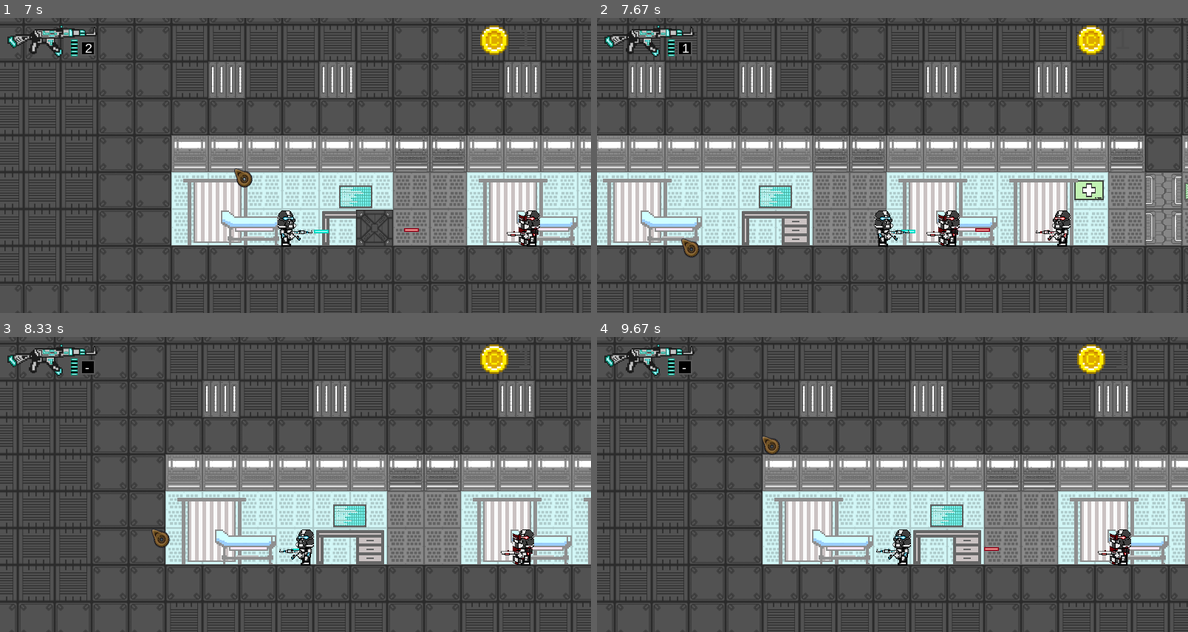
Above: before the commit, frames 1-4 (two rows, left to right).
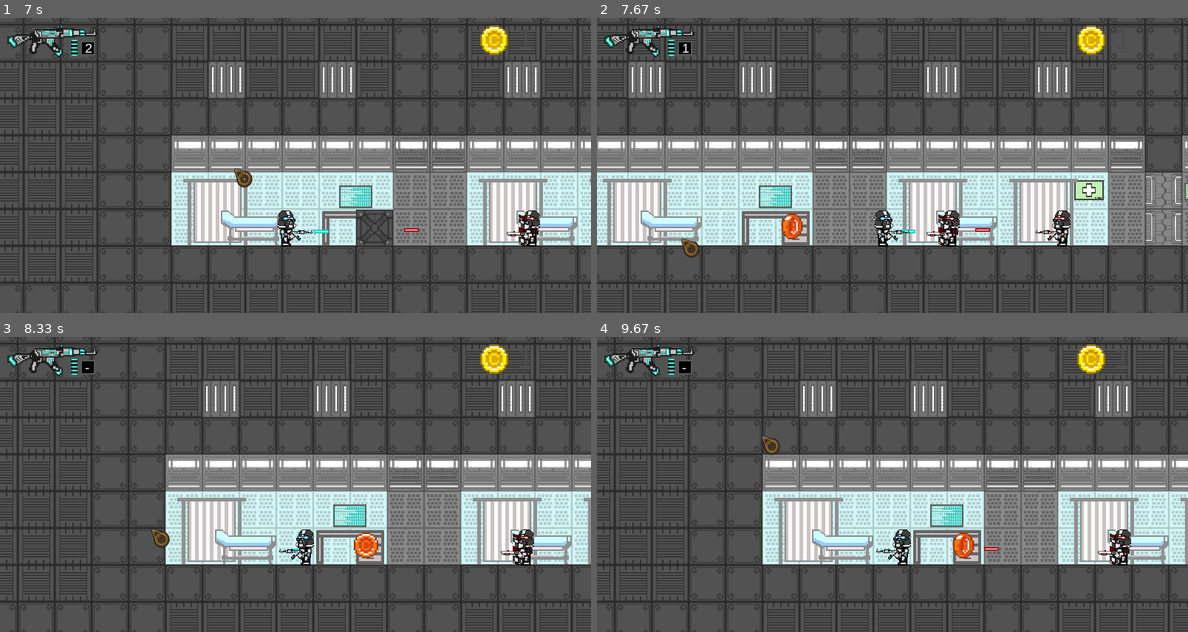
Above: after the commit, the same moments.

Repository: DABer1805/Teplyakov_Roman_and_Berezhnoy_Dmitry_PyGame_project
Game: pygame game, started from main.py
Two runs of this game, one before a commit and one after it. Both use one fixed random seed, a clock stepped at 60 frames per second and the inputs below.
Inputs (mouse positions are in pixels of both pictures, inside the frame that each line leads up to):
- Up to frame 1 (7 s): click (106, 74) at 0.38 s; click (106, 265) at 0.72 s; click (195, 236) at 1.12 s; hold A 1.37-1.9 s; click (378, 189) at 1.45 s; hold A 1.93-2.33 s; move the mouse to (141, 256) at 1.97 s; click (141, 256) at 2.02 s; hold D 2.37-3 s; click (106, 206) at 2.45 s; hold A 3.03-3.5 s; click (449, 56) at 3.12 s; hold D 3.53-4 s; click (514, 265) at 3.62 s; hold D 4.03-4.5 s; click (130, 124) at 4.12 s; hold A 4.53-5.07 s; click (384, 65) at 4.62 s; hold A 5.1-5.5 s; click (336, 159) at 5.18 s; hold D 5.53-6.17 s; click (395, 271) at 5.62 s; hold A 6.2-6.67 s; click (230, 136) at 6.28 s; hold D from 6.7 s (still down); click (236, 168) at 6.78 s
- Up to frame 2 (7.67 s): release D at 7.17 s; hold D from 7.2 s (still down); click (679, 236) at 7.28 s
- Up to frame 3 (8.33 s): release D at 7.67 s; hold A 7.7-8.23 s; click (171, 466) at 7.78 s; hold A from 8.27 s (still down); move the mouse to (153, 528) at 8.3 s
- Up to frame 4 (9.67 s): click (750, 528) at 8.35 s; release A at 8.67 s; hold D 8.7-9.33 s; click (821, 514) at 8.78 s; hold A from 9.37 s (still down); click (762, 434) at 9.45 s

Frame 1 is identical in both runs. In frame 2, 0.3% of the frame differs, in the area x 31-35%, y 66-75%; in frame 3, 0.3%, in the area x 59-64%, y 66-75%; in frame 4, 0.3%.

Commit message:
feat / fix: A raw system with three coins has been added. Fixed a bug with double rendering of sprites

Diff:
--- a/classes.py
+++ b/classes.py
@@ -1,4 +1,4 @@
-from random import randrange
+from random import randrange, random
 
 import pygame
 import sqlite3
@@ -12,12 +12,13 @@
 class AnimatedSprite(pygame.sprite.Sprite):
     def __init__(self, sheet, columns, rows, x, y, target_group, all_sprites):
         super().__init__(target_group, all_sprites)
+        self.x = x
+        self.y = y
         self.frames = []
         self.cut_sheet(sheet, columns, rows)
         self.cur_frame = 0
         self.counter = 0
         self.image = self.frames[self.cur_frame]
-        self.rect = self.rect.move(x, y)
 
     def cut_sheet(self, sheet, columns, rows):
         self.rect = pygame.Rect(0, 0, sheet.get_width() // columns,
@@ -33,12 +34,27 @@
         self.image = self.frames[self.cur_frame]
 
 
+class Coin(AnimatedSprite):
+    def __init__(self, sheets, type, columns, rows, x, y, target_group,
+                 all_sprites):
+        super().__init__(sheets[type], columns, rows, x, y,
+                         target_group, all_sprites)
+        cost = None
+        if type == 0:
+            cost = 1
+        elif type == 1:
+            cost = 5
+        elif type == 3:
+            cost = 15
+        self.cost = cost
+
+
 class Tile(pygame.sprite.Sprite):
     """ Базовый класс блоков """
 
     def __init__(self, tiles_group: pygame.sprite.Group,
                  all_sprites: pygame.sprite.Group,
-                 image, pos_x, pos_y) -> None:
+                 image, pos_x, pos_y, chunk_number) -> None:
         """
         :param tiles_group: Группа, куда будет добавлен блок
         :param all_sprites: Все спрайты
@@ -51,6 +67,7 @@
                                                TILE_HEIGHT * pos_y)
         self.x = self.rect.x
         self.y = self.rect.y
+        self.chunk_number = chunk_number
 
 
 class PhantomTile(Tile):
@@ -58,7 +75,7 @@
 
     def __init__(self, tiles_group: pygame.sprite.Group,
                  all_sprites: pygame.sprite.Group, image,
-                 pos_x: int, pos_y: int) -> None:
+                 pos_x: int, pos_y: int, chunk_number) -> None:
         """
         :param tiles_group: Группа, в которую будет добавлен текущий блок
         :param all_sprites: Все спрайты
@@ -67,7 +84,8 @@
         :param pos_x: позиция по оси x
         :param pos_y: позиция по оси y
         """
-        super().__init__(tiles_group, all_sprites, image, pos_x, pos_y)
+        super().__init__(tiles_group, all_sprites, image, pos_x, pos_y,
+                         chunk_number)
 
 
 class Wall(Tile):
@@ -76,7 +94,7 @@
     def __init__(self, tiles_group: pygame.sprite.Group,
                  all_sprites: pygame.sprite.Group,
                  image,
-                 pos_x: int, pos_y: int) -> None:
+                 pos_x: int, pos_y: int, chunk_number) -> None:
         """
         :param tiles_group: Группа, в которую будет добавлен текущий блок
         :param all_sprites: Все спрайты
@@ -85,7 +103,8 @@
         :param pos_x: позиция по оси x
         :param pos_y: позиция по оси y
         """
-        super().__init__(tiles_group, all_sprites, image, pos_x, pos_y)
+        super().__init__(tiles_group, all_sprites, image, pos_x, pos_y,
+                         chunk_number)
 
 
 class Box(Tile):
@@ -93,7 +112,7 @@
 
     def __init__(self, tiles_group: pygame.sprite.Group,
                  all_sprites: pygame.sprite.Group,
-                 image, pos_x: int, pos_y: int) -> None:
+                 image, pos_x: int, pos_y: int, chunk_number) -> None:
         """
         :param tiles_group: Группа, в которую будет добавлен текущий блок
         :param all_sprites: Все спрайты
@@ -101,7 +120,8 @@
         :param pos_x: позиция по оси x
         :param pos_y: позиция по оси y
         """
-        super().__init__(tiles_group, all_sprites, image, pos_x, pos_y)
+        super().__init__(tiles_group, all_sprites, image, pos_x, pos_y,
+                         chunk_number)
         # Прочность блока
         self.type = 4
         self.hp = 5
@@ -120,7 +140,7 @@
 
 
 class Chunk:
-    def __init__(self, tile_images, enemy_images, x, y, chunk_map,):
+    def __init__(self, tile_images, enemy_images, x, y, chunk_map, ):
         self.x, self.y = x, y
         # Все спрайты
         self.all_sprites = pygame.sprite.Group()
@@ -141,58 +161,63 @@
                 if elem in ('w', 's', 'l', 'd', 'L', '^', 'D'):
                     Wall(
                         self.bricks_group, self.all_sprites,
-                        tile_images[elem], x + self.x * 8, y + self.y * 8
+                        tile_images[elem], x + self.x * 8, y + self.y * 8,
+                                           self.x + self.y * 8
                     )
                 elif elem in ('#', '_', '-', '*', '/', '0', '1', '2', '3',
                               '4', '5', '6', '6', '7', '8', '9'):
                     PhantomTile(
                         self.phantom_group, self.all_sprites,
-                        tile_images[elem], x + self.x * 8, y + self.y * 8
+                        tile_images[elem], x + self.x * 8, y + self.y * 8,
+                                           self.x + self.y * 8
                     )
                 elif elem in ('b', 'B'):
                     Box(
                         self.boxes_group, self.all_sprites,
-                        tile_images[elem], x + self.x * 8, y + self.y * 8
+                        tile_images[elem], x + self.x * 8, y + self.y * 8,
+                                           self.x + self.y * 8
                     )
                 elif elem == 'o':
                     Enemy(
                         [self.enemies_group, self.all_sprites],
                         enemy_images[0], x + self.x * 8, y + self.y * 8,
-                        is_static=True
+                                         self.x + self.y * 8, is_static=True
                     )
                 elif elem == 'O':
                     Enemy([self.enemies_group, self.all_sprites],
-                          enemy_images[0], x + self.x * 8, y + self.y * 8)
+                          enemy_images[0], x + self.x * 8, y + self.y * 8,
+                          self.x + self.y * 8)
                 elif elem == 'h':
                     HeavyEnemy(
                         [self.enemies_group, self.all_sprites],
                         enemy_images[1], x + self.x * 8, y + self.y * 8,
-                        is_static=True
+                                         self.x + self.y * 8, is_static=True
                     )
                 elif elem == 'H':
                     HeavyEnemy([self.enemies_group, self.all_sprites],
                                enemy_images[1], x + self.x * 8,
-                               y + self.y * 8)
+                               y + self.y * 8, self.x + self.y * 8)
                 elif elem == 'a':
                     ArmoredEnemy(
                         [self.enemies_group, self.all_sprites],
                         enemy_images[2], x + self.x * 8, y + self.y * 8,
-                        is_static=True
+                                         self.x + self.y * 8, is_static=True
                     )
                 elif elem == 'A':
                     ArmoredEnemy([self.enemies_group, self.all_sprites],
                                  enemy_images[2], x + self.x * 8,
-                                 y + self.y * 8)
+                                 y + self.y * 8, self.x + self.y * 8)
                 elif elem == 'm':
                     MarksmanEnemy(
                         [self.enemies_group, self.all_sprites],
                         enemy_images[3], x + self.x * 8, y + self.y * 8,
-                        is_static=True
+                                         self.x + self.y * 8, is_static=True
                     )
                 elif elem == 'M':
                     MarksmanEnemy(
                         [self.enemies_group, self.all_sprites],
-                        enemy_images[3], x + self.x * 8, y + self.y * 8
+                        enemy_images[3], x + self.x * 8, y + self.y * 8,
+                                         self.x + self.y * 8
                     )
 
     def render(self, screen, camera, player_group, shot_sounds,
@@ -251,10 +276,8 @@
             sprite.rect.x = sprite.x - camera.x + camera.dx
             sprite.rect.y = sprite.y - camera.y + camera.dy
 
-        self.all_sprites.draw(screen)
-        self.bricks_group .draw(screen)
         self.phantom_group.draw(screen)
-        self.coins_group.draw(screen)
+        self.bricks_group.draw(screen)
 
         target_group = pygame.sprite.Group()
         target_group.add(self.boxes_group)
@@ -274,6 +297,13 @@
                 enemy.y += 5
 
         self.boxes_group.draw(screen)
+        for coin in self.coins_group:
+            if coin.counter == 2:
+                coin.update()
+                coin.counter = 0
+            else:
+                coin.counter += 1
+        self.coins_group.draw(screen)
         self.enemies_group.draw(screen)
 
 
@@ -412,6 +442,7 @@
     def __init__(self, sprite_groups,
                  enemy_image: pygame.Surface,
                  pos_x: int, pos_y: int,
+                 chunk_number,
                  is_static=False, max_distance=150,
                  direction=DIRECTION_LEFT) -> None:
         """
@@ -428,6 +459,8 @@
         # смотрит
         if direction == DIRECTION_LEFT:
             self.image = pygame.transform.flip(enemy_image, True, False)
+
+        self.chunk_number = chunk_number
 
         self.type = 0
         self.x -= 24
@@ -508,10 +541,11 @@
     def __init__(self, sprite_groups,
                  enemy_image: pygame.Surface,
                  pos_x: int, pos_y: int,
+                 chunk_number,
                  is_static=False, max_distance=100,
                  direction=DIRECTION_LEFT) -> None:
         super().__init__(sprite_groups, enemy_image, pos_x, pos_y,
-                         is_static, max_distance, direction)
+                         chunk_number, is_static, max_distance, direction)
         self.type = 1
         self.hp = 30
         self.damage = 1
@@ -524,10 +558,11 @@
     def __init__(self, sprite_groups,
                  enemy_image: pygame.Surface,
                  pos_x: int, pos_y: int,
+                 chunk_number,
                  is_static=False, max_distance=150,
                  direction=DIRECTION_LEFT) -> None:
         super().__init__(sprite_groups, enemy_image, pos_x, pos_y,
-                         is_static, max_distance, direction)
+                         chunk_number, is_static, max_distance, direction)
         self.type = 2
         self.hp = 7
         self.clip_size = 2
@@ -539,11 +574,11 @@
 class MarksmanEnemy(Enemy):
     def __init__(self, sprite_groups,
                  enemy_image: pygame.Surface,
-                 pos_x: int, pos_y: int,
+                 pos_x: int, pos_y: int, chunk_number,
                  is_static=False, max_distance=70,
                  direction=DIRECTION_LEFT) -> None:
         super().__init__(sprite_groups, enemy_image, pos_x, pos_y,
-                         is_static, max_distance, direction)
+                         chunk_number, is_static, max_distance, direction)
         self.type = 3
         self.hp = 7
         self.clip_size = 1
@@ -592,7 +627,7 @@
 
     def update(self, destructible_groups, indestructible_groups,
                destroy_sounds, hit_sounds, player_group, camera,
-               screen):
+               screen, drop_images, chunks):
         """ Перемещение снаряда """
         self.destroy_timer -= 1
         if not self.destroy_timer:
@@ -618,12 +653,30 @@
                         self.kill()
                         return
                 destructible_sprites_hit_list[0].hp -= 1
-                if not destructible_sprites_hit_list[0].hp:
+                if destructible_sprites_hit_list[0].hp <= 0:
                     sprite_type = destructible_sprites_hit_list[0].type
                     if sprite_type in (0, 1, 2, 3):
                         destroy_sounds[0].play()
                     elif sprite_type in (4,):
                         destroy_sounds[1].play()
+                    chance = random()
+                    coin_type = None
+                    if chance <= 0.15:
+                        coin_type = 2
+                    elif 0.15 < chance <= 0.4:
+                        coin_type = 1
+                    elif 0.4 < chance <= 0.7:
+                        coin_type = 0
+                    if coin_type is not None:
+                        Coin(
+                            drop_images[:3], coin_type, 8, 1,
+                            destructible_sprites_hit_list[0].x + 5,
+                            destructible_sprites_hit_list[0].y + 5,
+                            chunks[destructible_sprites_hit_list[
+                                0].chunk_number].coins_group,
+                            chunks[destructible_sprites_hit_list[
+                                0].chunk_number].all_sprites
+                        )
                     destructible_sprites_hit_list[0].kill()
             if destructible_sprites_hit_list[0].type in (4,) or \
                     not self.is_enemy_bullet:
--- a/main.py
+++ b/main.py
@@ -376,7 +376,9 @@
     'characteristics_background_image.png'
 )
 # Листы со спрайтами медной монетки
-COINS_SHEET = load_image('copper_coins_sheet8x1.png')
+COINS_SHEETS = [load_image('copper_coins_sheet8x1.png'),
+               load_image('silver_coins_sheet8x1.png'),
+               load_image('golden_coins_sheet8x1.png'),]
 # Счетчик снарядов в обойме
 AMMO_COUNTER_IMAGE = load_image('ammo_counter.png')
 # Счетчик монеток
@@ -396,11 +398,6 @@
 
 # Изображения курсора
 ARROW_IMAGES = [MAIN_ARROW_IMAGE, CLICK_ARROW_IMAGE]
-
-# COINS_DATA = {
-#     'sheet': COINS_SHEET, 'columns': 8, 'rows': 1, 'percent': 50,
-#     'coins_group': coins_group, 'all_sprites': all_sprites
-# }
 
 CHARACTERISTICS_IMAGES = [
     load_image('ak47_characteristics_image.png'),
@@ -982,7 +979,7 @@
                     [ENEMY_DESTROY_SOUND, BOX_DESTROY_SOUND],
                     [HIT_SOUND, SHIELD_HIT_SOUND],
                     player_group, camera,
-                    virtual_surface
+                    virtual_surface, COINS_SHEETS, chunks
                 )
             # Обновляем таймер щита игрока
             if player.shield_recharge:
